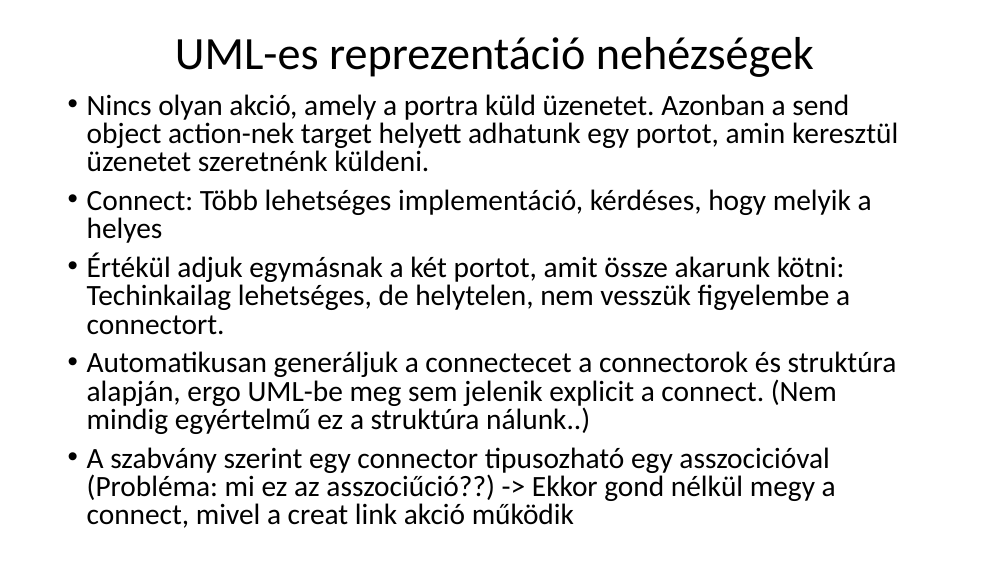
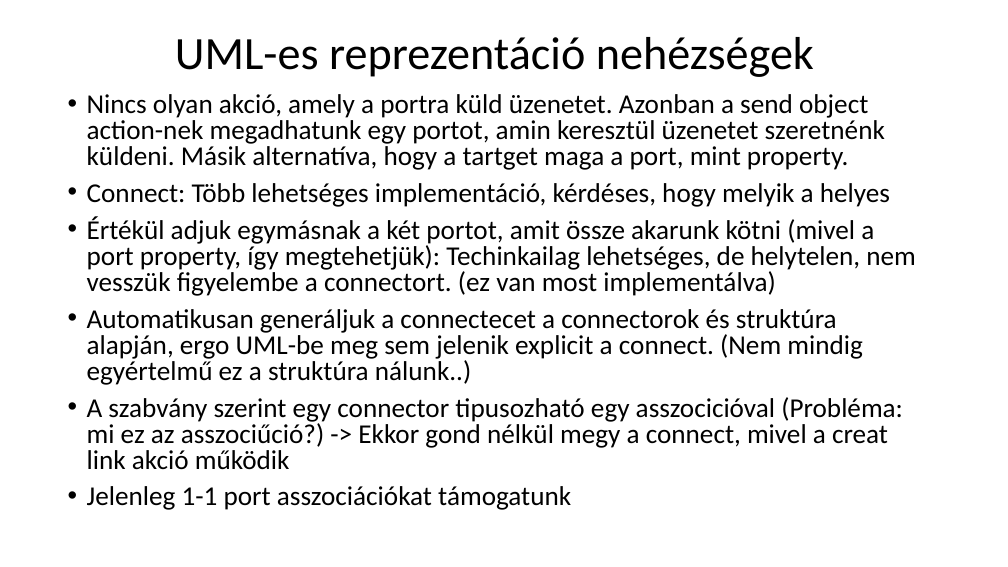
Before and after one commit to nagyandras95/Egyetem, a slide deck: slide 6 of port_versions/Komponensek.pptx. Drawn at 1008x567 pixels with LibreOffice and Linux fonts; fonts in the diff are those of the drawing. Boxes give left, top, right and bottom in pixels: in the first picture for what was removed or moved away, otherwise in the second. Text is boxed around its words. In the diff, an @@ line names an element or a change of style, - is before the commit and + after.

```diff
--- a/port_versions/Komponensek.pptx
+++ b/port_versions/Komponensek.pptx
@@ text at [87, 94, 885, 170]: text changed; size 28 to 25.9 pt @@
-• Nincs olyan akció, amely a portra küld üzenetet. Azonban a send object action-nek target helyett adhatunk egy portot, amin keresztül üzenetet szeretnénk küldeni.
+• Nincs olyan akció, amely a portra küld üzenetet. Azonban a send object action-nek megadhatunk egy portot, amin keresztül üzenetet szeretnénk küldeni. Másik alternatíva, hogy a tartget maga a port, mint property.
@@ text at [87, 183, 890, 385]: size 28 to 25.9 pt in "Connect: Több lehetséges implementáció, kérdéses, hogy melyi ...", "Automatikusan generáljuk a connectecet a connectorok és ..." @@
@@ text at [87, 216, 916, 296]: text changed; size 28 to 25.9 pt @@
-• Értékül adjuk egymásnak a két portot, amit össze akarunk kötni: Techinkailag lehetséges, de helytelen, nem vesszük figyelembe a connectort.
+• Értékül adjuk egymásnak a két portot, amit össze akarunk kötni (mivel a port property, így megtehetjük): Techinkailag lehetséges, de helytelen, nem vesszük figyelembe a connectort. (ez van most implementálva)
@@ text at [87, 397, 903, 510]: text changed; size 28 to 25.9 pt @@
-• A szabvány szerint egy connector tipusozható egy asszocicióval (Probléma: mi ez az asszociűció??) -> Ekkor gond nélkül megy a connect, mivel a creat link akció működik
+• A szabvány szerint egy connector tipusozható egy asszocicióval (Probléma: mi ez az asszociűció?) -> Ekkor gond nélkül megy a connect, mivel a creat link akció működik
+• Jelenleg 1-1 port asszociációkat támogatunk
```
Also in this commit, not shown: 3 other slides changed, 1 slide added.
